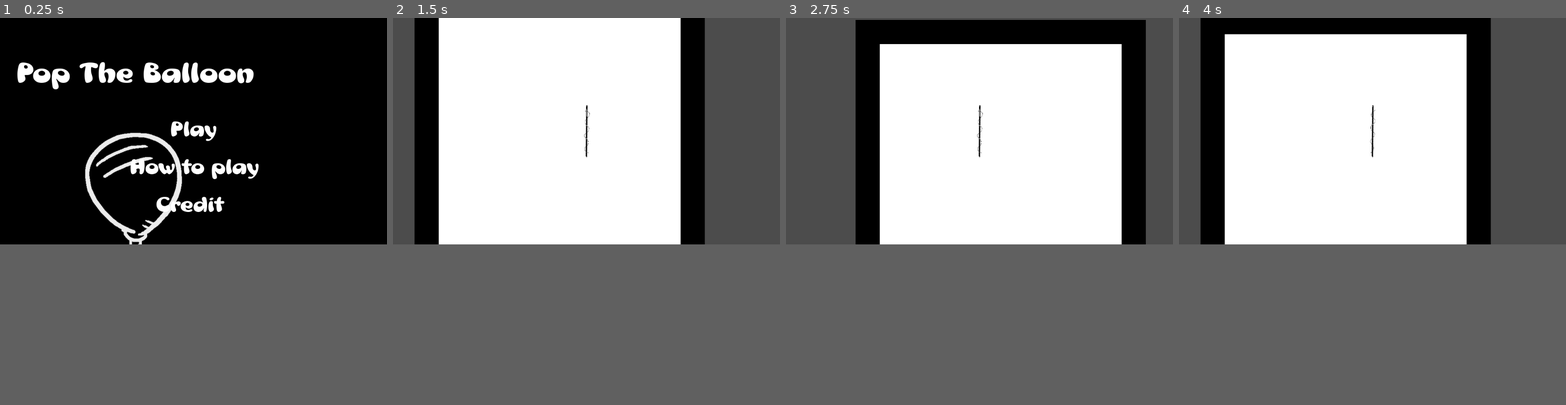
Above: before the commit, frames 1-4 (left to right).
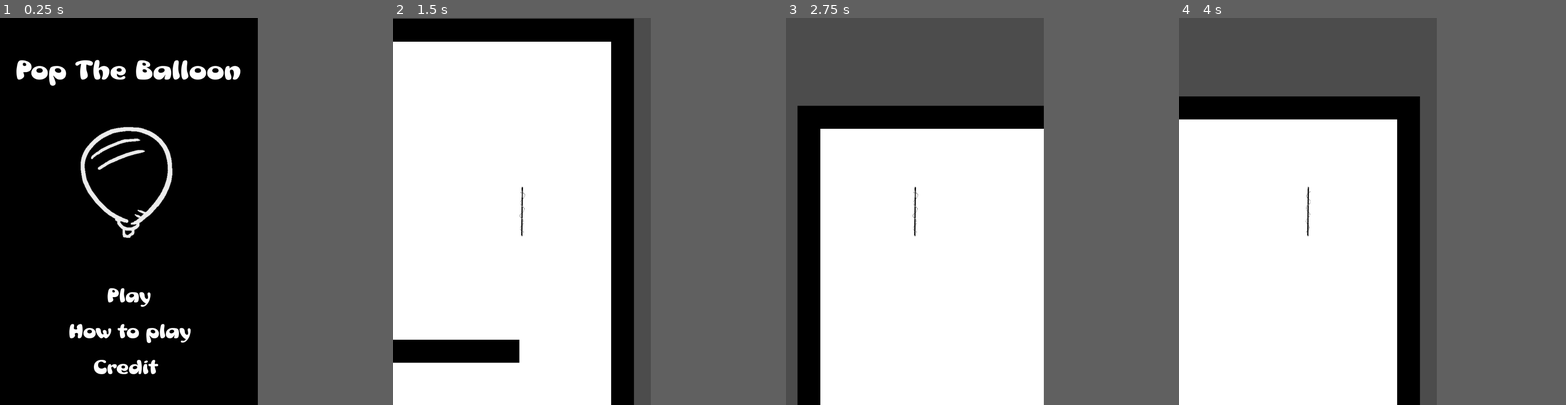
Above: after the commit, the same moments.

Repository: jhaydari72/DroptheBall1
Game: Godot game, scene res://Menu Screen/Menu Set Up .tscn
Two runs of this game, one before a commit and one after it. Both use one fixed random seed, a clock stepped at 60 frames per second and the inputs below.
Inputs:
- Up to frame 1 (0.25 s): no input
- Up to frame 2 (1.5 s): click "Play" at 0.5 s; hold Right (ui_right) from 1.28 s (still down)
- Up to frame 3 (2.75 s): release Right (ui_right) at 2.03 s; hold Left (ui_left) from 2.03 s (still down)
- Up to frame 4 (4 s): release Left (ui_left) at 2.78 s; hold Right (ui_right) from 2.78 s (still down)
In our replay, the window is 800x468 before the commit and 533x800 after it. These sizes can differ from the game's own. Grey fills any space a smaller window leaves; there, only what the larger window draws over its background counts as a difference.

The runs differ from the first frame. In frame 1, 6.5% of the frame differs, in the area x 4-67%, y 10-93%; in frame 2, 30%; in frame 3, 34%; in frame 4, 36%, in the area x 0-81%, y 0-100%.

Commit message:
camera changed to 720 by 1080

Diff:
--- a/DroptheBall/Player/Player.tscn
+++ b/DroptheBall/Player/Player.tscn
@@ -14,7 +14,7 @@
 
 [sub_resource type="CapsuleShape2D" id=2]
 radius = 2.56741
-height = 9.00131
+height = 99.4662
 
 [node name="Player" type="KinematicBody2D"]
 script = ExtResource( 1 )
@@ -32,6 +32,6 @@
 [node name="Area2D" type="Area2D" parent="."]
 
 [node name="CollisionShape2D" type="CollisionShape2D" parent="Area2D"]
-position = Vector2( 0.277374, 63.6674 )
+position = Vector2( 0.569366, 15.7811 )
 shape = SubResource( 2 )
 [connection signal="body_entered" from="Area2D" to="." method="_on_Area2D_body_entered"]
--- a/DroptheBall/project.godot
+++ b/DroptheBall/project.godot
@@ -19,6 +19,11 @@
 run/main_scene="res://Menu Screen/Menu Set Up .tscn"
 config/icon="res://icon.png"
 
+[display]
+
+window/size/width=720
+window/size/height=1080
+
 [rendering]
 
 environment/default_environment="res://default_env.tres"
